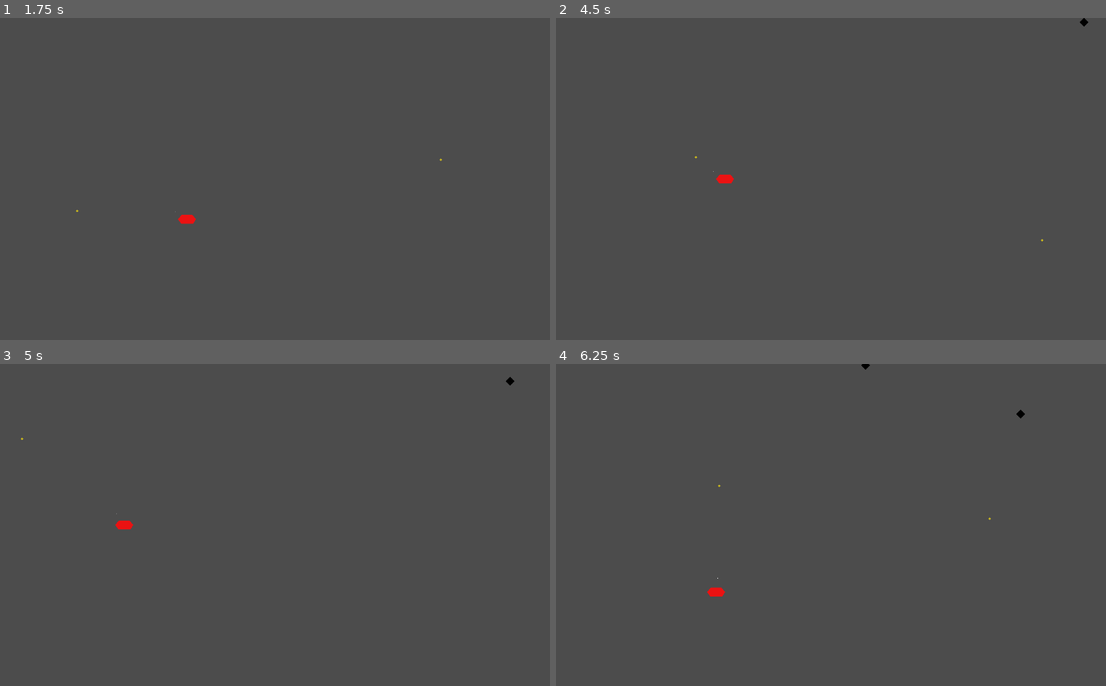
Above: before the commit, frames 1-4 (two rows, left to right).
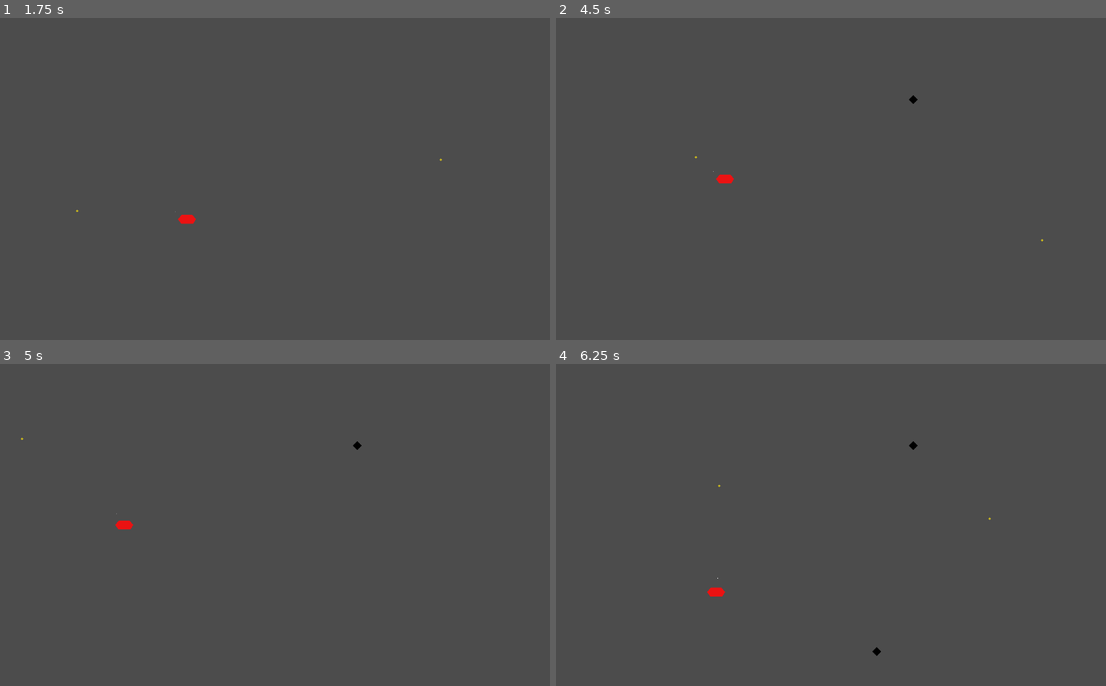
Above: after the commit, the same moments.

Repository: Buitragox/SeaOdyssey
Game: Godot game, scene res://nodes/Level_1.tscn
Two runs of this game, one before a commit and one after it. Both use one fixed random seed, a clock stepped at 60 frames per second and the inputs below.
Inputs (mouse positions are in pixels of both pictures, inside the frame that each line leads up to):
- Up to frame 1 (1.75 s): tap Enter at 0.5 s; move the mouse to (390, 162) at 0.52 s; hold D (MovRight) 0.53-1.28 s; click (390, 162) at 0.6 s; move the mouse to (148, 195) at 1.27 s; hold S (MovDown) from 1.28 s (still down); click (148, 195) at 1.35 s
- Up to frame 2 (4.5 s): move the mouse to (875, 108) at 2.02 s; release S (MovDown) at 2.03 s; hold D (MovRight) 2.03-2.78 s; click (875, 108) at 2.1 s; move the mouse to (792, 243) at 2.77 s; hold W (MovUp) 2.78-3.53 s; click (792, 243) at 2.85 s; move the mouse to (990, 227) at 3.52 s; hold A (MovLeft) from 3.53 s (still down); click (990, 227) at 3.6 s; move the mouse to (649, 130) at 4.27 s; click (649, 130) at 4.35 s
- Up to frame 3 (5 s): keep holding A (MovLeft)
- Up to frame 4 (6.25 s): move the mouse to (847, 525) at 5.02 s; release A (MovLeft) at 5.03 s; hold S (MovDown) 5.03-5.78 s; click (847, 525) at 5.1 s; move the mouse to (732, 444) at 5.77 s; hold D (MovRight) from 5.78 s (still down); click (732, 444) at 5.85 s

Frame 1 is identical in both runs. In frame 2, less than 0.1% of the frame differs, in the area x 64-97%, y 0-27%; in frame 3, less than 0.1%; in frame 4, less than 0.1%, in the area x 55-86%, y 0-91%.

Commit message:
added hit function and corrected enemy spwan

Diff:
--- a/nodes/Bullet.tscn
+++ b/nodes/Bullet.tscn
@@ -6,6 +6,7 @@
 radius = 3.0
 
 [node name="Bullet" type="KinematicBody2D"]
+collision_mask = 2
 script = ExtResource( 1 )
 __meta__ = {
 "_edit_group_": true
--- a/nodes/Enemy.tscn
+++ b/nodes/Enemy.tscn
@@ -5,6 +5,8 @@
 [sub_resource type="CircleShape2D" id=1]
 
 [node name="Enemy" type="KinematicBody2D"]
+collision_layer = 2
+collision_mask = 2
 script = ExtResource( 1 )
 
 [node name="CollisionShape2D" type="CollisionShape2D" parent="."]
--- a/nodes/Level_1.tscn
+++ b/nodes/Level_1.tscn
@@ -4,6 +4,9 @@
 
 [node name="Level_1" type="Node2D"]
 script = ExtResource( 1 )
+__meta__ = {
+"_edit_horizontal_guides_": [  ]
+}
 
 [node name="Timer" type="Timer" parent="."]
 wait_time = 2.0
--- a/scripts/Enemy.gd
+++ b/scripts/Enemy.gd
@@ -5,19 +5,34 @@
 
 var velocity = Vector2()
 var to_go_pos = Vector2()
-var speed = 100
+var speed = 500
 var health = 100
 
-func _ready():
-	to_go_pos = Vector2(rand_range(CONF.WIDTH / 2 + 50, CONF.WIDTH - 50), rand_range(0 + 50, CONF.HEIGHT - 50))
-
 func move():
-
-	if abs(position.x - to_go_pos.x) > 2 and abs(position.y - to_go_pos.y) > 2 :
+	if abs(position.x - to_go_pos.x) > CONF.MOV_ERROR and abs(position.y - to_go_pos.y) > CONF.MOV_ERROR :
 		var direction = (to_go_pos - position).normalized()
 		velocity = direction * speed
 		move_and_slide(velocity)
 
+func hit(damage):
+	health -= damage
+	die()
+
+func die():
+	if health <= 0:
+		queue_free()
+
+func _ready():
+	randomize()
+
+	if position.x >= CONF.WIDTH/2 and position.x <= CONF.WIDTH + 20 and position.y >= -20 and position.y <= 0:
+		to_go_pos = Vector2(rand_range(CONF.WIDTH/2 + 50 , CONF.WIDTH - CONF.WIDTH/4 - 50), rand_range(50, CONF.HEIGHT/2 - 50))
+
+	if position.x >= CONF.WIDTH and position.x <= CONF.WIDTH + 20 and position.y >= 0 and position.y <=  CONF.HEIGHT:
+		to_go_pos = Vector2(rand_range(CONF.WIDTH - CONF.WIDTH/4 + 50 , CONF.WIDTH - 50), rand_range(50, CONF.HEIGHT - 50))
+
+	if position.x >= CONF.WIDTH/2 and position.x <= CONF.WIDTH + 20 and position.y >= CONF.HEIGHT and position.y <=  CONF.HEIGHT + 20:
+		to_go_pos = Vector2(rand_range(CONF.WIDTH/2 + 50, CONF.WIDTH - CONF.WIDTH/4 - 50), rand_range(CONF.HEIGHT/2 + 50, CONF.HEIGHT - 50))
+
 func _physics_process(delta):
-
 	move()
--- a/scripts/Level_1.gd
+++ b/scripts/Level_1.gd
@@ -5,9 +5,33 @@
 
 var enemy_scene = preload("res://nodes/Enemy.tscn")
 var ship_scene = preload("res://nodes/Ship.tscn")
-var num_enemies = 4
+var positions
+var num_enemies = 15
+var cont = 0
+
+func get_positions():
+	var pos_aux = Vector2()
+	var positions = []
+	for i in range(num_enemies):
+
+		if i % 3 == 0:
+			pos_aux = Vector2(rand_range(CONF.WIDTH/2, CONF.WIDTH + 20), rand_range(-20, 0))
+
+		if i % 3 == 1:
+			pos_aux = Vector2(rand_range(CONF.WIDTH, CONF.WIDTH + 20), rand_range(0, CONF.HEIGHT))
+
+		if i % 3 == 2:
+			pos_aux = Vector2(rand_range(CONF.WIDTH/2, CONF.WIDTH + 20), rand_range(CONF.HEIGHT, CONF.HEIGHT + 20))
+
+		positions.append(pos_aux)
+
+	return positions
+
 
 func _ready():
+	randomize()
+	positions = get_positions()
+	print(positions)
 	var ship = ship_scene.instance()
 	ship.add_to_group("ship")
 	ship.position = Vector2(CONF.WIDTH/4, CONF.HEIGHT/2)
@@ -18,5 +42,6 @@
 	if get_tree().get_nodes_in_group("enemies").size() != num_enemies:
 		var enemy = enemy_scene.instance()
 		enemy.add_to_group("enemies")
-		enemy.position = Vector2(rand_range(CONF.WIDTH/2, CONF.WIDTH), -20)
+		enemy.position = positions[cont]
 		add_child(enemy)
+		cont += 1
--- a/scripts/Ship.gd
+++ b/scripts/Ship.gd
@@ -1,7 +1,5 @@
 extends KinematicBody2D
 class_name Ship
-
-
 
 # Constants
 const MAX_SPEED = 200
--- a/scripts/config.gd
+++ b/scripts/config.gd
@@ -1,2 +1,4 @@
 const WIDTH = 1280
 const HEIGHT = 720
+
+const MOV_ERROR = 5
